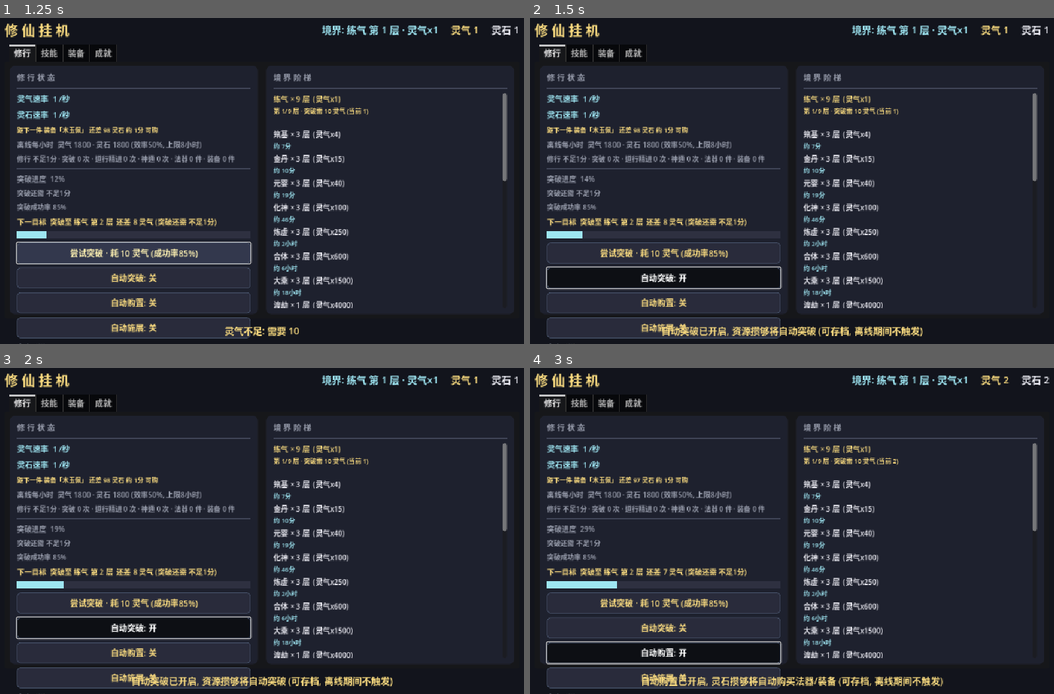
Above: before the commit, frames 1-4 (two rows, left to right).
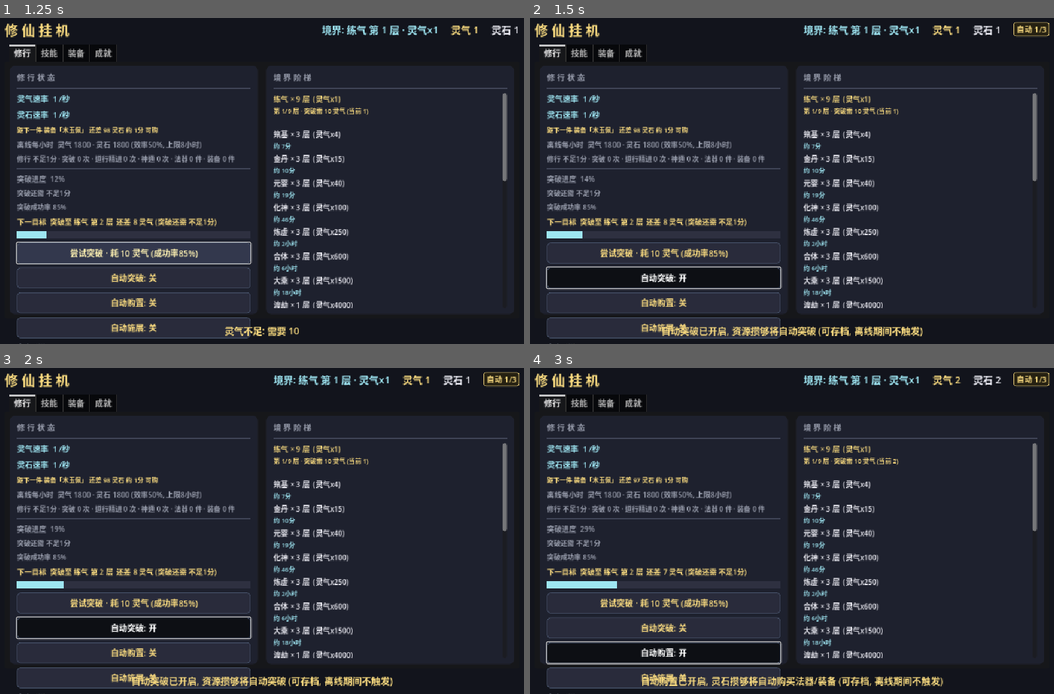
Above: after the commit, the same moments.

Repository: playerss/xiuxian-idle-godot
Game: Godot game, scene res://scenes/main.tscn
Two runs of this game, one before a commit and one after it. Both use one fixed random seed, a clock stepped at 60 frames per second and the inputs below.
Inputs:
- Up to frame 1 (1.25 s): click "尝试突破 · 耗 10 灵气 (成功率85%)" at 0.5 s
- Up to frame 2 (1.5 s): click "自动突破: 关" at 1.25 s
- Up to frame 3 (2 s): no input
- Up to frame 4 (3 s): click "自动突破: 开" at 2 s; click "自动购置: 关" at 2.75 s

Frame 1 is identical in both runs. In frame 2, 1.0% of the frame differs, in the area x 52-100%, y 1-6%; in frame 3, 1.0%; in frame 4, 1.0%.

Commit message:
feat(打磨-73): 顶栏 自动系列 状态 徽标 — 打磨-72 启动提示仅启动一次且在底部, 挂机扫视顶栏时仍不知自动开关当前状态; 顶栏灵石行右侧加金色圆角徽标 "自动 N/3" (任一开关开时显示 N=开启数, 全关隐藏), tooltip 复用 auto_summary_text 三开关口径+离线不触发说明; 开启数变化才刷(读档恢复/外部改同步), 纯展示无存档/统计副作用. GameData.auto_on_count()只读接口(0..3), main.gd _auto_badge顶栏子节点+_auto_badge_n缓存节流(初始-1首帧必刷). selftest +9项=864项(三关0/只读连读恒定无副作用/单开三档各1/组合2/三开3/存档往返计数与三开关一致/收尾0), ui_test +15项=1538项(节点顶栏同父/金色字色/全关隐藏文本空/单开"1/3"+tooltip口径/两开"2/3"/三开"3/3"/同态节流/全关恢复隐藏tooltip清/无资源统计副作用/收尾隐藏); stress 613+主场景冒烟0报错回归全过; PROJECT_PLAN勾选打磨-73新增打磨-74候选(徽标点击直达), README补864/1538项

Diff:
--- a/scripts/game_data.gd
+++ b/scripts/game_data.gd
@@ -1062,6 +1062,18 @@
 	if parts.is_empty():
 		return ""
 	return "已恢复 自动: %s" % "·".join(parts)
+
+# 打磨-73: 顶栏 自动系列 状态徽标 — 开启开关 数量 (只读; 0=全关 UI 隐藏徽标,
+# N>0 时 UI 显示 "自动 N/3" 金色徽标; 无 存档/统计 副作用)
+func auto_on_count() -> int:
+	var n := 0
+	if auto_break:
+		n += 1
+	if auto_buy:
+		n += 1
+	if auto_cast:
+		n += 1
+	return n
 
 # roll: 传入 [0,1) 可确定性注入 (自测用), 默认 randf()
 func try_breakthrough(roll: float = -1.0) -> String:
--- a/scripts/main.gd
+++ b/scripts/main.gd
@@ -79,6 +79,8 @@
 var _offline_last_text := ""       # 打磨-66: 最近一次离线浮动文案 (自测断言用)
 var _auto_restore_count := 0       # 打磨-72: 启动 自动系列 恢复 提示 次数 (自测断言用)
 var _auto_restore_last_text := ""  # 打磨-72: 最近一次 自动 恢复 提示 文案 (自测断言用)
+var _auto_badge: Label             # 打磨-73: 顶栏 自动系列 状态徽标 ("自动 N/3" 金色, 任一开关开 显示, 全关 隐藏)
+var _auto_badge_n := -1            # 打磨-73: 已刷过的 开启开关数 缓存 (-1=未应用, 首帧必刷; 变化才刷)
 var _break_flash_seq := 0
 var _realm_tip := ""              # 境界标签 tooltip 缓存 (变化时才刷新)
 var _stone_tip := ""              # 打磨-49: 顶栏灵石行 tooltip 缓存 (变化才刷, 速率/缺口随挂机变化)
@@ -225,6 +227,21 @@
 	top.add_child(_essence_label)
 	_stones_label = _label("灵石 0", 19, WHITEISH)
 	top.add_child(_stones_label)
+	# 打磨-73: 顶栏 自动系列 状态徽标 (金色圆角徽标 "自动 N/3": 任一开关开 显示, 全关 隐藏;
+	# tooltip 复用 auto_summary_text 三开关 口径 + 离线不触发 说明; 纯展示 无 存档/统计 副作用)
+	_auto_badge = _label("", 15, GOLD)
+	var ab_sb := StyleBoxFlat.new()
+	ab_sb.bg_color = Color(0.15, 0.13, 0.07)
+	ab_sb.set_border_width_all(1)
+	ab_sb.border_color = GOLD
+	ab_sb.set_corner_radius_all(4)
+	ab_sb.content_margin_left = 6.0
+	ab_sb.content_margin_right = 6.0
+	ab_sb.content_margin_top = 2.0
+	ab_sb.content_margin_bottom = 2.0
+	_auto_badge.add_theme_stylebox_override("normal", ab_sb)
+	_auto_badge.visible = false
+	top.add_child(_auto_badge)
 
 	# Tab
 	_tab = TabContainer.new()
@@ -1306,6 +1323,19 @@
 	if ak != _auto_sum_key:
 		_auto_sum_key = ak
 		_apply_auto_summary()
+	# 打磨-73: 顶栏 自动系列 状态徽标 (任一开关开 显示 "自动 N/3" 金色, 全关 隐藏;
+	# 开启数 变化才刷, 读档恢复/外部改 同步; 纯展示 无 存档/统计 副作用)
+	var bn: int = g.auto_on_count()
+	if bn != _auto_badge_n:
+		_auto_badge_n = bn
+		if bn > 0:
+			_auto_badge.visible = true
+			_auto_badge.text = "自动 %d/3" % bn
+			_auto_badge.tooltip_text = g.auto_summary_text() + "\n(离线期间不触发, 游戏运行时生效; 明细见 修行页 自动系列 状态汇总行)"
+		else:
+			_auto_badge.visible = false
+			_auto_badge.text = ""
+			_auto_badge.tooltip_text = ""
 	# 打磨-32: 突破按钮"可突破"金边高亮 (资源攒够时引导点击, 状态变化才刷样式; 闪烁动画期间不干预)
 	var ready_now: bool = g.breakthrough_ready()
 	if ready_now != _break_ready:
--- a/scripts/selftest.gd
+++ b/scripts/selftest.gd
@@ -2922,6 +2922,44 @@
 	g.auto_buy = false
 	g.auto_cast = false
 	check(g.auto_restore_text() == "", "打磨-72 收尾 三关 空串")
+	# ---------- 打磨-73: 顶栏 自动系列 状态徽标 (只读接口 auto_on_count 开启数, 全关=0 单开=1 三开=3,
+	# 只读性+存档往返 计数 与 三开关 同源, 收尾 三开关 全 关) ----------
+	g.auto_break = false
+	g.auto_buy = false
+	g.auto_cast = false
+	check(g.auto_on_count() == 0, "打磨-73 三关 开启数 0 (实际 %d)" % g.auto_on_count())
+	# 只读性: 连读多次 计数 恒定, 且 不改动 开关/资源/统计
+	var r73_stones: float = g.stones
+	var r73_txt: String = g.auto_restore_text()
+	for _i73 in 3:
+		g.auto_on_count()
+	check(g.auto_on_count() == 0 and g.auto_break == false and g.auto_buy == false
+			and g.auto_cast == false and g.stones == r73_stones
+			and g.auto_restore_text() == r73_txt, "打磨-73 只读 连读 恒定 无 开关/资源/统计 副作用")
+	# 单开 计数 1 (每档 各断言)
+	g.auto_buy = true
+	check(g.auto_on_count() == 1, "打磨-73 仅购置 开启数 1 (实际 %d)" % g.auto_on_count())
+	g.auto_buy = false
+	g.auto_cast = true
+	check(g.auto_on_count() == 1, "打磨-73 仅施展 开启数 1 (实际 %d)" % g.auto_on_count())
+	g.auto_cast = false
+	g.auto_break = true
+	check(g.auto_on_count() == 1, "打磨-73 仅突破 开启数 1 (实际 %d)" % g.auto_on_count())
+	# 组合 计数 (突破+施展=2, 三开=3)
+	g.auto_cast = true
+	check(g.auto_on_count() == 2, "打磨-73 突破+施展 开启数 2 (实际 %d)" % g.auto_on_count())
+	g.auto_buy = true
+	check(g.auto_on_count() == 3, "打磨-73 三开 开启数 3 (实际 %d)" % g.auto_on_count())
+	# 存档往返 后 计数 与 恢复态 一致 (与 打磨-72 读档 同口径: 三开 落盘 读回)
+	g.save_game()
+	g.load_game()
+	check(g.auto_on_count() == 3 and g.auto_break == true and g.auto_buy == true and g.auto_cast == true,
+		"打磨-73 读档恢复 计数 3 与 三开关 一致")
+	# 收尾: 三开关 全 关 (计数 0), 防 污染 后续 段
+	g.auto_break = false
+	g.auto_buy = false
+	g.auto_cast = false
+	check(g.auto_on_count() == 0, "打磨-73 收尾 三关 计数 0")
 	# ---------- 汇报 ----------
 	print("")
 	if _fail.is_empty():
--- a/scripts/ui_test.gd
+++ b/scripts/ui_test.gd
@@ -9,6 +9,9 @@
 ##          对应 自动开关 同 口径+底部消息+上方按钮同步按压态/节流/无 资源/统计 副作用)
 ## 打磨-72: 启动 自动系列 恢复 提示断言 (_ready 三关 不提示 计数 0/手动驱动 单开+组合 底部消息
 ##          文案=auto_restore_text+计数+1/离线消息 优先 让位/全关 不提示/无 资源/统计 副作用/收尾 恢复)
+## 打磨-73: 顶栏 自动系列 状态徽标断言 (金色徽标节点 顶栏子节点/全关 隐藏 文本空/单开 显示
+##          "自动 1/3"+tooltip 复用 auto_summary_text/两开 "2/3"/三开 "3/3"/全关 恢复 隐藏/
+##          节流 同态 不重写 文本/无 资源/统计 副作用/收尾 三关 隐藏)
 ## 打磨-45: 一键系列统一浮动反馈断言 (变更>0 屏幕中央绿色浮动含数量/0 变更不弹/幂等再点不弹/
 ##          文案/计数/颜色/无 essence 副作用, 5 按钮逐一+重复点击)
 ## 打磨-46: 一键系列按钮 tooltip 统一口径断言 (5 按钮 3 行结构: 动作顺序/筛选叠加/计数口径 +
@@ -118,6 +121,7 @@
 	await _assert_auto_summary()
 	await _assert_auto_sum_jump()
 	_assert_auto_restore()
+	await _assert_auto_badge()
 	_finish()
 
 
@@ -2418,6 +2422,61 @@
 	await get_tree().process_frame
 
 
+# 打磨-73: 顶栏 自动系列 状态徽标 — 顶栏 最右 金色 "自动 N/3" 徽标 (任一开关开 显示, 全关 隐藏;
+# tooltip 复用 auto_summary_text 三开关 口径 + 离线不触发 说明; 开启数 变化才刷, 无 存档/统计 副作用)
+# 断言 (手动驱动 确定性): 徽标节点 顶栏子节点+金色样式/全关 隐藏 文本空/单开 "自动 1/3"+可见+
+# tooltip 含 三开关 状态行/两开 "自动 2/3"/三开 "自动 3/3"/同态 再 _refresh 文本 不变 节流/
+# 全关 恢复 隐藏 文本空 tooltip 清/无 资源/统计 副作用/收尾 三关 隐藏
+func _assert_auto_badge() -> void:
+	var g := GameData
+	# 徽标 节点: 顶栏子节点 (境界/主资源/灵石 之后), 金色字 + 金边样式
+	check(ui._auto_badge != null, "打磨-73 顶栏 自动 徽标 节点 存在")
+	check(ui._auto_badge.get_parent() == ui._realm_label.get_parent(),
+		"打磨-73 徽标 挂在 顶栏 容器 (与 境界标签 同父; 实际父节点 %s)" % str(ui._auto_badge.get_parent()))
+	check(ui._auto_badge.get_theme_color("font_color") == Color(0.98, 0.86, 0.5),
+		"打磨-73 徽标 字色 金色 (实际 %s)" % str(ui._auto_badge.get_theme_color("font_color")))
+	# 初始 (打磨-72 收尾 三关 全 关): 隐藏, 文本 空
+	check(ui._auto_badge.visible == false, "打磨-73 初始 三关 徽标 隐藏 (实际 visible=%s)" % str(ui._auto_badge.visible))
+	check(str(ui._auto_badge.text) == "", "打磨-73 初始 三关 徽标 文本 空 (实际 %s)" % str(ui._auto_badge.text))
+	# 单开 突破 -> "自动 1/3" 可见 + tooltip 复用 auto_summary_text 三开关 口径
+	g.auto_break = true
+	ui._refresh()
+	check(ui._auto_badge.visible == true, "打磨-73 单开 突破 徽标 显示 (实际 visible=%s)" % str(ui._auto_badge.visible))
+	check(str(ui._auto_badge.text) == "自动 1/3", "打磨-73 单开 文案=自动 1/3 (实际 %s)" % str(ui._auto_badge.text))
+	var tip73: String = str(ui._auto_badge.tooltip_text)
+	check(tip73.begins_with("自动: 突破 ✓ · 购置 ✗ · 施展 ✗") and tip73.contains("离线期间不触发"),
+		"打磨-73 单开 tooltip 复用 auto_summary_text+离线口径 (实际 %s)" % tip73)
+	# 两开 (突破+施展) -> "自动 2/3" (购置 关 口径 与 汇总行 同)
+	g.auto_cast = true
+	ui._refresh()
+	check(str(ui._auto_badge.text) == "自动 2/3", "打磨-73 两开 文案=自动 2/3 (实际 %s)" % str(ui._auto_badge.text))
+	check(str(ui._auto_badge.tooltip_text).begins_with("自动: 突破 ✓ · 购置 ✗ · 施展 ✓"),
+		"打磨-73 两开 tooltip 三开关 口径 (实际 %s)" % str(ui._auto_badge.tooltip_text))
+	# 三开 -> "自动 3/3"
+	g.auto_buy = true
+	ui._refresh()
+	check(str(ui._auto_badge.text) == "自动 3/3", "打磨-73 三开 文案=自动 3/3 (实际 %s)" % str(ui._auto_badge.text))
+	# 节流: 同态 再 _refresh, 文本/可见 不变 (开启数 未变 不重写)
+	var txt73: String = str(ui._auto_badge.text)
+	var st73: Dictionary = g.stats.duplicate(true)
+	var stones73: float = g.stones
+	ui._refresh()
+	check(str(ui._auto_badge.text) == txt73 and ui._auto_badge.visible == true,
+		"打磨-73 同态 节流 文本/可见 稳定")
+	# 全关 恢复 隐藏 + 文本空 + tooltip 清
+	g.auto_break = false
+	g.auto_buy = false
+	g.auto_cast = false
+	ui._refresh()
+	check(ui._auto_badge.visible == false and str(ui._auto_badge.text) == ""
+			and str(ui._auto_badge.tooltip_text) == "", "打磨-73 全关 恢复 隐藏/文本空/tooltip 清")
+	# 徽标 刷新 无 资源/统计 副作用 (纯展示)
+	check(g.stats == st73 and g.stones == stones73, "打磨-73 徽标 刷新 无 资源/统计 副作用")
+	# 收尾: 三关 全 关 隐藏 稳定 (防 污染)
+	check(ui._auto_badge.visible == false, "打磨-73 收尾 三关 隐藏")
+	await get_tree().process_frame
+
+
 func _finish() -> void:
 	print("")
 	if _fail.is_empty():
Not shown, changed: PROJECT_PLAN.md
Not shown, changed: README.md
